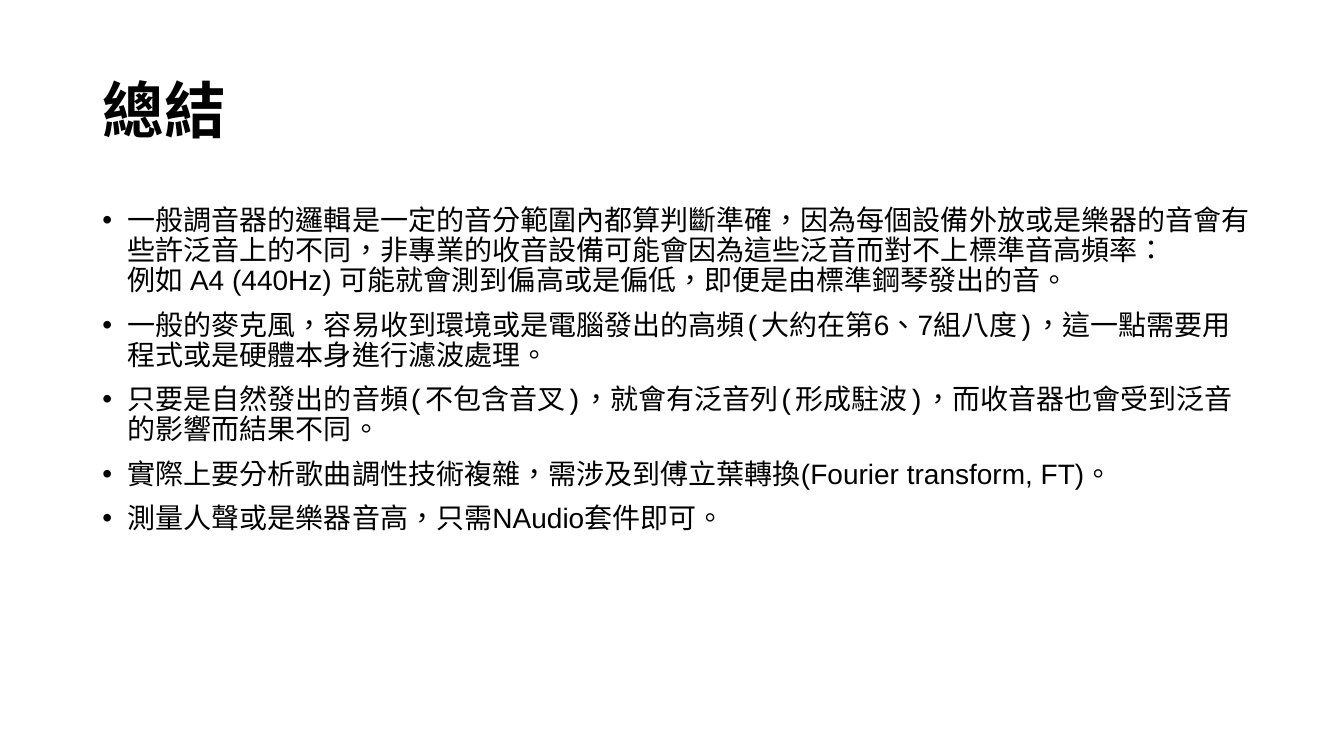
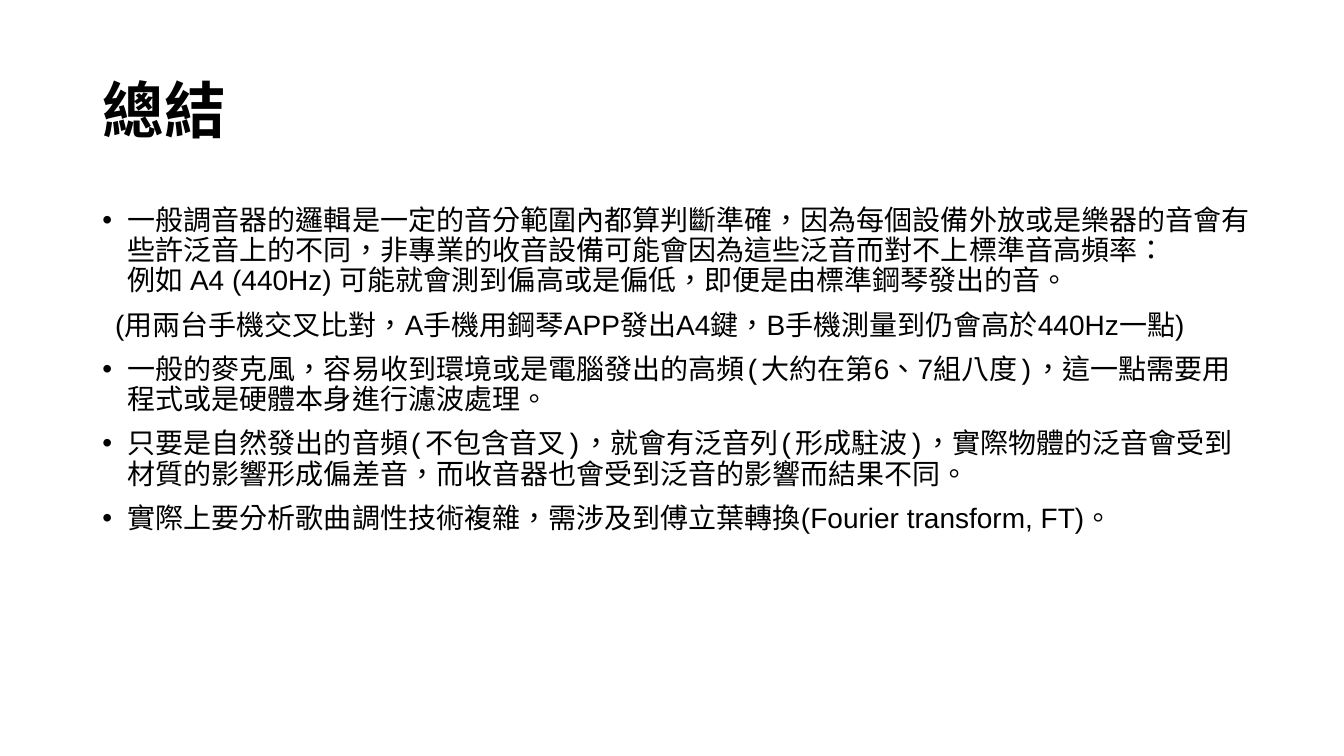
Before and after one commit to HowardYuuu/TunerWinForm, a slide deck: slide 15 of 1224報告_NAudio.pptx (slide 14 before the commit). Drawn at 1344x756 pixels with LibreOffice and Linux fonts; fonts in the diff are those of the drawing. Boxes give left, top, right and bottom in pixels: in the first picture for what was removed or moved away, otherwise in the second. Text is boxed around its words. In the diff, an @@ line names an element or a change of style, - is before the commit and + after.

```diff
--- a/1224報告_NAudio.pptx
+++ b/1224報告_NAudio.pptx
@@ text at (x1=115, y1=313, x2=1184, y2=340): paragraph added @@
+(用兩台手機交叉比對，A手機用鋼琴APP發出A4鍵，B手機測量到仍會高於440Hz一點)
@@ text at (x1=128, y1=429, x2=1233, y2=487): text changed @@
-• 只要是自然發出的音頻(不包含音叉)，就會有泛音列(形成駐波)，而收音器也會受到泛音的影響而結果不同。
+• 只要是自然發出的音頻(不包含音叉)，就會有泛音列(形成駐波)，實際物體的泛音會受到材質的影響形成偏差音，而收音器也會受到泛音的影響而結果不同。
@@ text at (x1=128, y1=504, x2=725, y2=531): paragraph removed @@
-• 測量人聲或是樂器音高，只需NAudio套件即可。
```
Also in this commit, not shown: 2 slides added, 1 slide removed, 1 other file.
